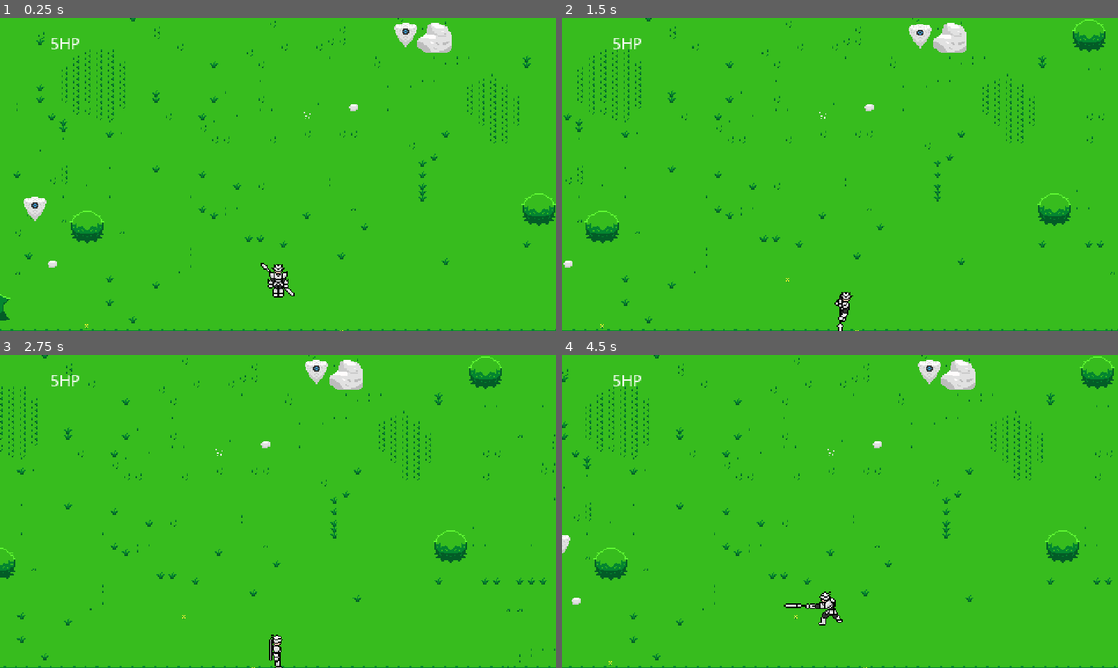
Above: before the commit, frames 1-4 (two rows, left to right).
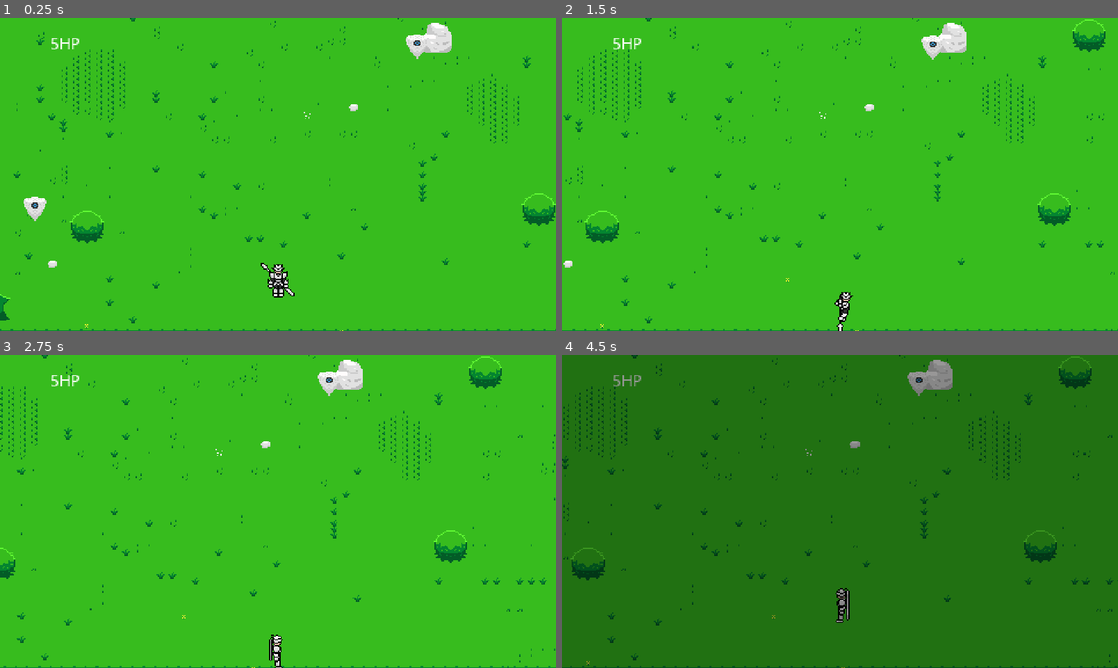
Above: after the commit, the same moments.

Repository: BennyMorales236/ModernRetroGame
Game: Godot game, scene res://Scenes/Game.tscn
The game is run twice, just before and just after one commit, with the same random seed, the same clock (stepped at 60 frames per second) and the same inputs.
Inputs:
- Up to frame 1 (0.25 s): no input
- Up to frame 2 (1.5 s): tap Enter at 0.5 s; hold D (move_right) 0.53-1.28 s; hold Space (attack_button) 0.53-1.28 s; hold S (move_down) from 1.28 s (still down); tap Space (attack_button) at 1.35 s
- Up to frame 3 (2.75 s): release S (move_down) at 2.03 s; hold D (move_right) from 2.03 s (still down); hold Space (attack_button) from 2.03 s (still down)
- Up to frame 4 (4.5 s): release D (move_right) at 2.78 s; release Space (attack_button) at 2.78 s; hold W (move_up) 2.78-3.53 s; tap Space (attack_button) at 2.85, 4.35 s; hold Space (attack_button) 3.53-4.28 s; hold A (move_left) from 3.53 s (still down); tap P (pause, bound only after the commit) at 4.15 s

The runs differ from the first frame. In frame 1, 0.3% of the frame differs, in the area x 70-77%, y 1-14%; in frame 2, 0.4%; in frame 3, 0.3%; in frame 4, 100%, in the area x 0-100%, y 0-100%.

Commit message:
added pause function and better collision

Diff:
--- a/Scenes/Game.tscn
+++ b/Scenes/Game.tscn
@@ -6,6 +6,7 @@
 [ext_resource path="res://Scenes/HUD.tscn" type="PackedScene" id=4]
 [ext_resource path="res://Scenes/Overworld.tscn" type="PackedScene" id=5]
 [ext_resource path="res://Scripts/MainCamera.gd" type="Script" id=6]
+[ext_resource path="res://Scripts/Pause.gd" type="Script" id=7]
 
 [node name="Game" type="YSort"]
 script = ExtResource( 1 )
@@ -42,6 +43,9 @@
 [node name="StoneDrone" parent="." instance=ExtResource( 3 )]
 position = Vector2( 660, 330 )
 
+[node name="StoneDrone11" parent="." instance=ExtResource( 3 )]
+position = Vector2( 240, 90 )
+
 [node name="StoneDrone7" parent="." instance=ExtResource( 3 )]
 position = Vector2( 630, 90 )
 
@@ -69,5 +73,20 @@
 [node name="StoneDrone3" parent="." instance=ExtResource( 3 )]
 position = Vector2( 840, 570 )
 
+[node name="PauseLayer" type="CanvasLayer" parent="."]
+layer = 10
+
+[node name="Pause" type="Control" parent="PauseLayer"]
+pause_mode = 2
+visible = false
+margin_right = 40.0
+margin_bottom = 40.0
+script = ExtResource( 7 )
+
+[node name="Overlay" type="ColorRect" parent="PauseLayer/Pause"]
+margin_right = 480.0
+margin_bottom = 270.0
+color = Color( 0, 0, 0, 0.4 )
+
 [connection signal="HP_changed" from="Player" to="." method="_on_Player_HP_changed"]
 [connection signal="has_died" from="Player" to="." method="_on_Player_has_died"]
--- a/Scenes/Player.tscn
+++ b/Scenes/Player.tscn
@@ -89,10 +89,6 @@
 "speed": 5.0
 } ]
 
-[sub_resource type="CapsuleShape2D" id=2]
-radius = 8.0
-height = 0.0
-
 [sub_resource type="CapsuleShape2D" id=3]
 radius = 4.0
 height = 16.0
@@ -100,6 +96,10 @@
 [sub_resource type="CapsuleShape2D" id=4]
 radius = 6.0
 height = 44.0
+
+[sub_resource type="CapsuleShape2D" id=2]
+radius = 8.0
+height = 0.0
 
 [node name="Player" type="KinematicBody2D"]
 z_index = 1
@@ -111,10 +111,10 @@
 frames = SubResource( 1 )
 animation = "walk_down"
 
-[node name="CollisionShape2D" type="CollisionShape2D" parent="."]
+[node name="CollisionShape2D" type="CollisionPolygon2D" parent="."]
 position = Vector2( 0, -3 )
 scale = Vector2( 1, 0.5 )
-shape = SubResource( 2 )
+polygon = PoolVector2Array( 8, 2, 8, -3, 4, -8, -4, -8, -8, -3, -8, 2, -4, 8, 4, 8 )
 
 [node name="AttackHitBox" type="Area2D" parent="." groups=["PlayerHitBox"]]
 
--- a/Scenes/StoneDrone.tscn
+++ b/Scenes/StoneDrone.tscn
@@ -16,9 +16,6 @@
 "name": "Move",
 "speed": 1.0
 } ]
-
-[sub_resource type="CapsuleShape2D" id=2]
-height = 0.0
 
 [sub_resource type="CircleShape2D" id=5]
 radius = 96.5194
@@ -38,10 +35,10 @@
 animation = "Move"
 playing = true
 
-[node name="CollisionShape2D" type="CollisionShape2D" parent="."]
+[node name="CollisionShape2D" type="CollisionPolygon2D" parent="."]
 position = Vector2( 0, -5 )
 scale = Vector2( 1, 0.5 )
-shape = SubResource( 2 )
+polygon = PoolVector2Array( 10, 4, 10, -4, 6, -10, -6, -10, -10, -4, -10, 4, -6, 10, 6, 10 )
 
 [node name="DetectionBox" type="Area2D" parent="."]
 
--- /dev/null
+++ b/Scripts/Pause.gd
@@ -0,0 +1,7 @@
+extends Control
+
+func _input(event):
+	if event.is_action_pressed("pause"):
+		var pause_state = not get_tree().paused
+		get_tree().paused = pause_state
+		visible = pause_state
--- a/project.godot
+++ b/project.godot
@@ -65,6 +65,11 @@
 "events": [ Object(InputEventKey,"resource_local_to_scene":false,"resource_name":"","device":0,"alt":false,"shift":false,"control":false,"meta":false,"command":false,"pressed":false,"scancode":0,"physical_scancode":16777220,"unicode":0,"echo":false,"script":null)
  ]
 }
+pause={
+"deadzone": 0.5,
+"events": [ Object(InputEventKey,"resource_local_to_scene":false,"resource_name":"","device":0,"alt":false,"shift":false,"control":false,"meta":false,"command":false,"pressed":false,"scancode":0,"physical_scancode":80,"unicode":0,"echo":false,"script":null)
+ ]
+}
 
 [physics]
 
Not shown: 1 places in Scenes/Game.tscn that only renumber resources
Not shown: 1 places in Scenes/StoneDrone.tscn that only renumber resources
